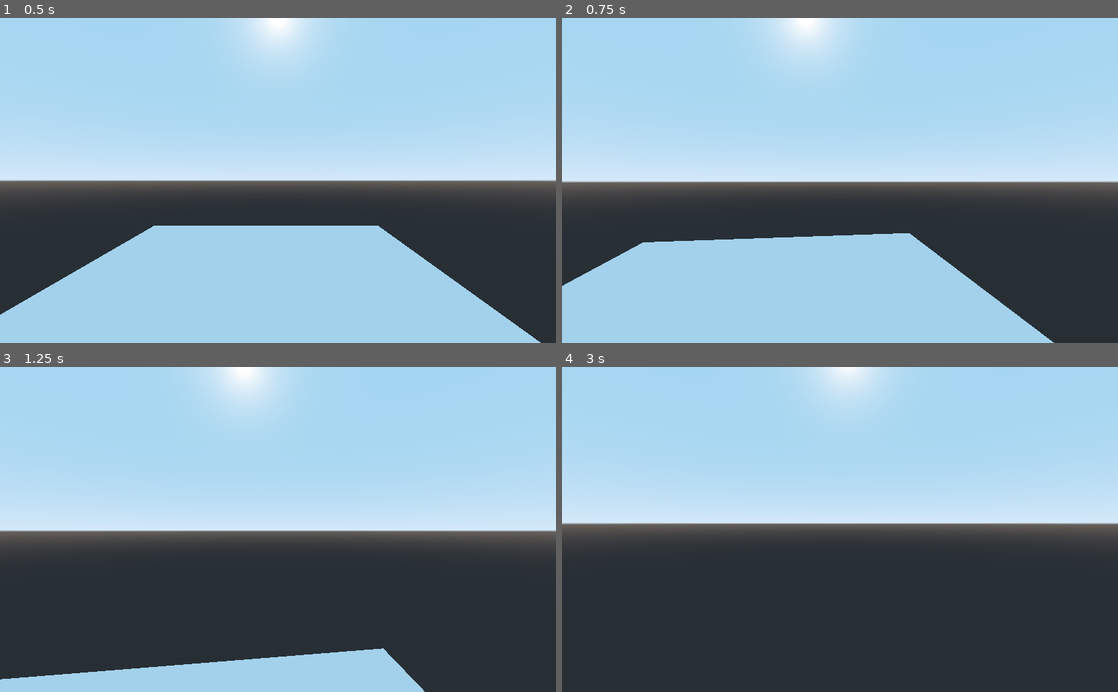
Above: before the commit, frames 1-4 (two rows, left to right).
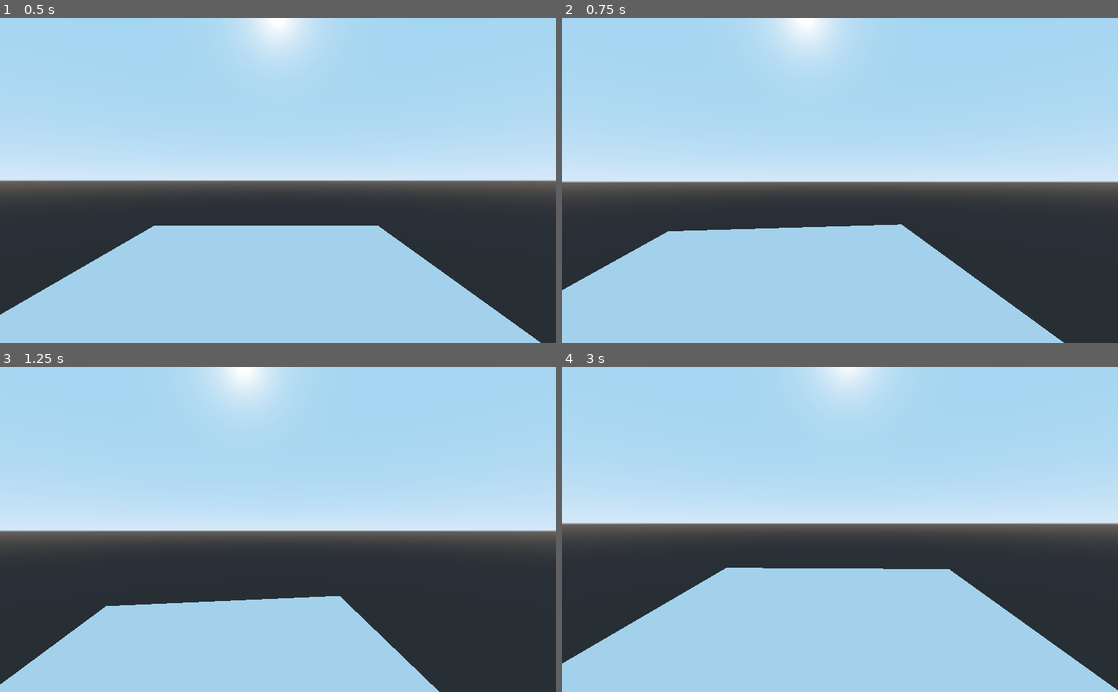
Above: after the commit, the same moments.

Repository: zolw-dom/godot-tps-controller
Game: Godot game, scene res://Maps/TestMap.tscn
Two runs of this game, one before a commit and one after it. Both use one fixed random seed, a clock stepped at 60 frames per second and the inputs below.
Inputs (mouse positions are in pixels of both pictures, inside the frame that each line leads up to):
- Up to frame 1 (0.5 s): no input
- Up to frame 2 (0.75 s): move the mouse to (867, 180) at 0.52 s; hold Up (ui_up) from 0.53 s (still down)
- Up to frame 3 (1.25 s): keep holding Up (ui_up); tap Space (ui_select) at 0.77 s
- Up to frame 4 (3 s): keep holding Up (ui_up); move the mouse to (812, 529) at 1.27 s; tap Space (ui_select) at 1.52 s; move the mouse to (851, 523) at 2.02 s; tap Enter at 2.75 s; move the mouse to (834, 536) at 2.77 s

Frame 1 is identical in both runs. In frame 2, 1.9% of the frame differs, in the area x 0-91%, y 63-100%; in frame 3, 11%; in frame 4, 28%, in the area x 0-100%, y 61-100%.

Commit message:
Moved multiply part into input method

Diff:
--- a/Scripts/TpsController.gd
+++ b/Scripts/TpsController.gd
@@ -69,9 +69,7 @@
 
 
 func move() -> void:
-	var delta = get_process_delta_time()
-	movement_direction.z *= movement_speed
-	movement_direction.x *= movement_speed
+	var delta = get_physics_process_delta_time()
 
 	var snapValue = Vector3() if is_jumping() else Vector3(0, -1, 0)
 
@@ -156,8 +154,11 @@
 	var new_movement_direction = Vector3()
 
 	# Get movement direction from input
+	new_movement_direction.x = Input.get_action_strength("ui_right") - Input.get_action_strength("ui_left")
 	new_movement_direction.z = Input.get_action_strength("ui_down") - Input.get_action_strength("ui_up")
-	new_movement_direction.x = Input.get_action_strength("ui_right") - Input.get_action_strength("ui_left")
+
+	movement_direction.x *= movement_speed
+	movement_direction.z *= movement_speed
 
 	new_movement_direction = new_movement_direction.normalized()
 
